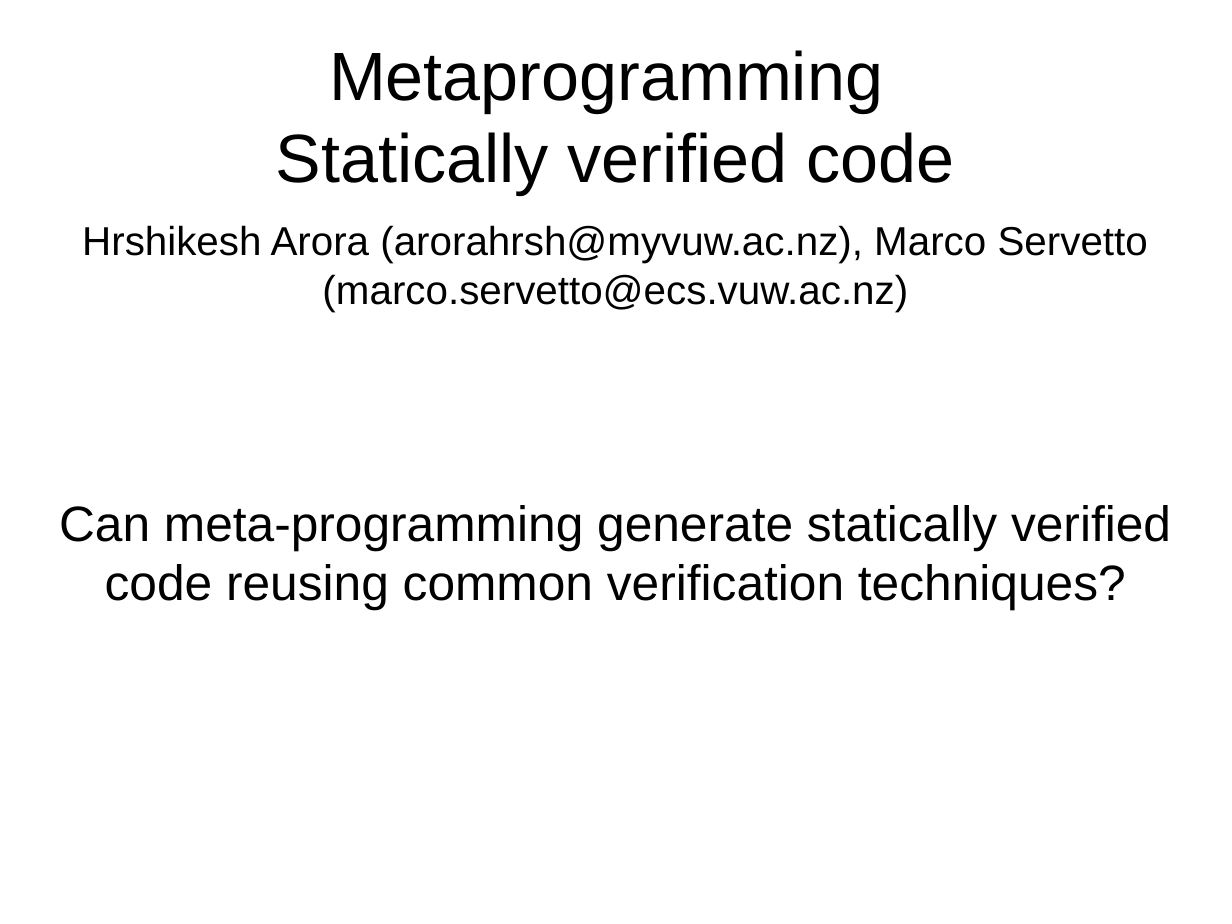
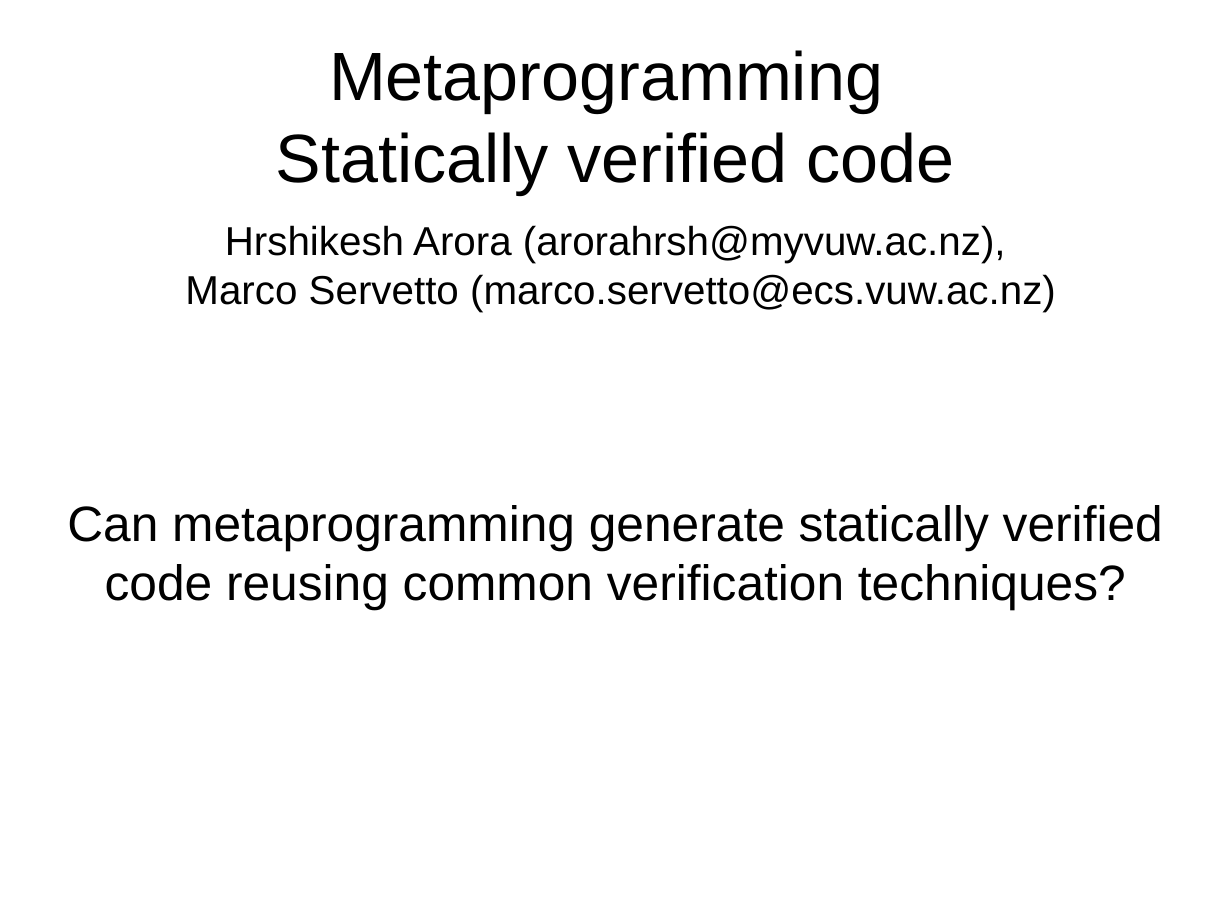
Before and after one commit to ElvisResearchGroup/L42, a slide deck: slide 1 of Main/papers/Sapling2/Slides.odp. Drawn at 1232x924 pixels with LibreOffice and Linux fonts; fonts in the diff are those of the drawing. Boxes give left, top, right and bottom in pixels: in the first picture for what was removed or moved away, otherwise in the second. Text is boxed around its words. In the diff, an @@ line names an element or a change of style, - is before the commit and + after.

```diff
--- a/Main/papers/Sapling2/Slides.odp
+++ b/Main/papers/Sapling2/Slides.odp
@@ subtitle "Hrshikesh Arora (arorahrsh@myvuw.ac.nz), Marco Servetto ..." rewrapped from <box>82,225,1148,312</box> to <box>185,225,1056,312</box> @@
@@ text at <box>67,505,1163,610</box>: text changed @@
-Can meta-programming generate statically verified code reusing common verification techniques?
+Can metaprogramming generate statically verified code reusing common verification techniques?
```
Also in this commit, not shown: 1 other slide changed, 10 slides added, 4 slides removed, 1 other file.
